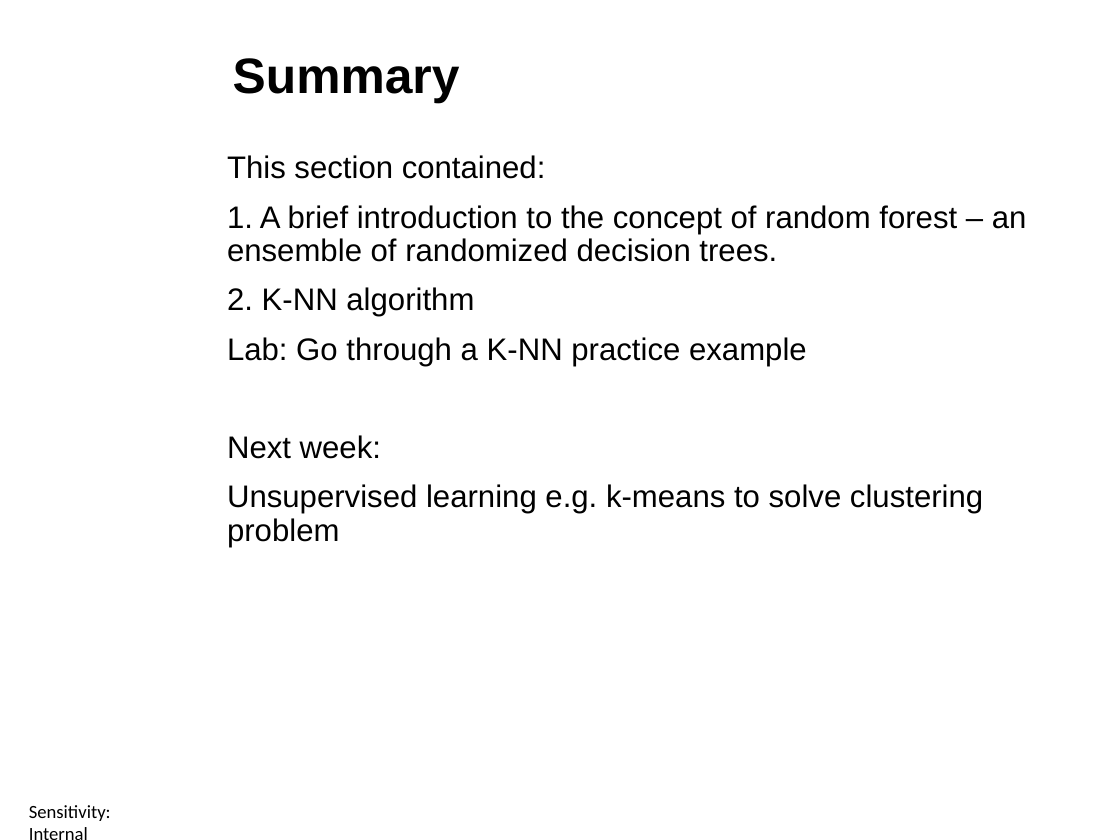
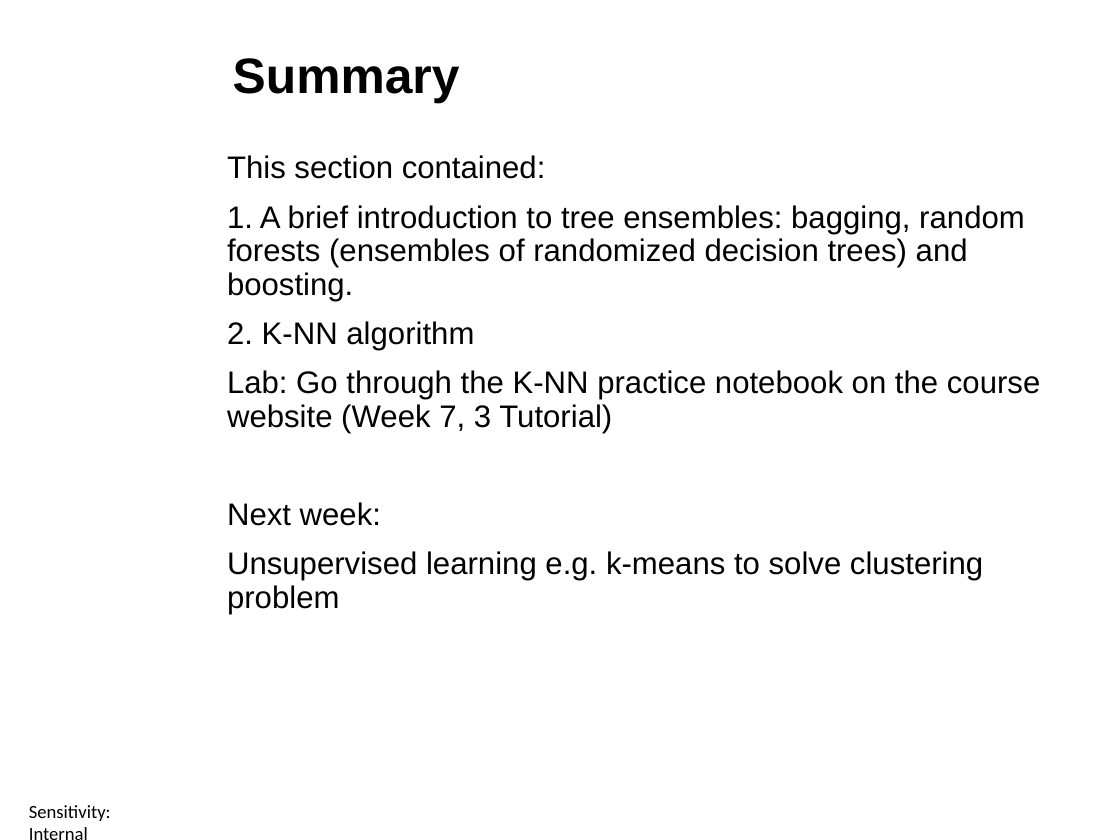
Before and after one commit to ctsallis/frontiers_in_ai_and_data_science, a slide deck: slide 40 of content/Lectures/Semester 1/Week 7/1 Lecture/1.7 Ensemble Methods and K-NN (Lecture).pptx. Drawn at 1120x840 pixels with LibreOffice and Linux fonts; fonts in the diff are those of the drawing; background and template pictures are left out. Boxes give left, top, right and bottom in pixels: in the first picture for what was removed or moved away, otherwise in the second. Text is boxed around its words. In the diff, an @@ line names an element or a change of style, - is before the commit and + after.

```diff
--- a/content/Lectures/Semester 1/Week 7/1 Lecture/1.7 Ensemble Methods and K-NN (Lecture).pptx
+++ b/content/Lectures/Semester 1/Week 7/1 Lecture/1.7 Ensemble Methods and K-NN (Lecture).pptx
@@ text at [227,205,1025,301]: text changed @@
-1. A brief introduction to the concept of random forest – an ensemble of randomized decision trees.
+1. A brief introduction to tree ensembles: bagging, random forests (ensembles of randomized decision trees) and boosting.
@@ text at [227,370,1040,433]: text changed @@
-Lab: Go through a K-NN practice example
+Lab: Go through the K-NN practice notebook on the course website (Week 7, 3 Tutorial)
```
Also in this commit, not shown: 5 other slides changed, 2 other files.
